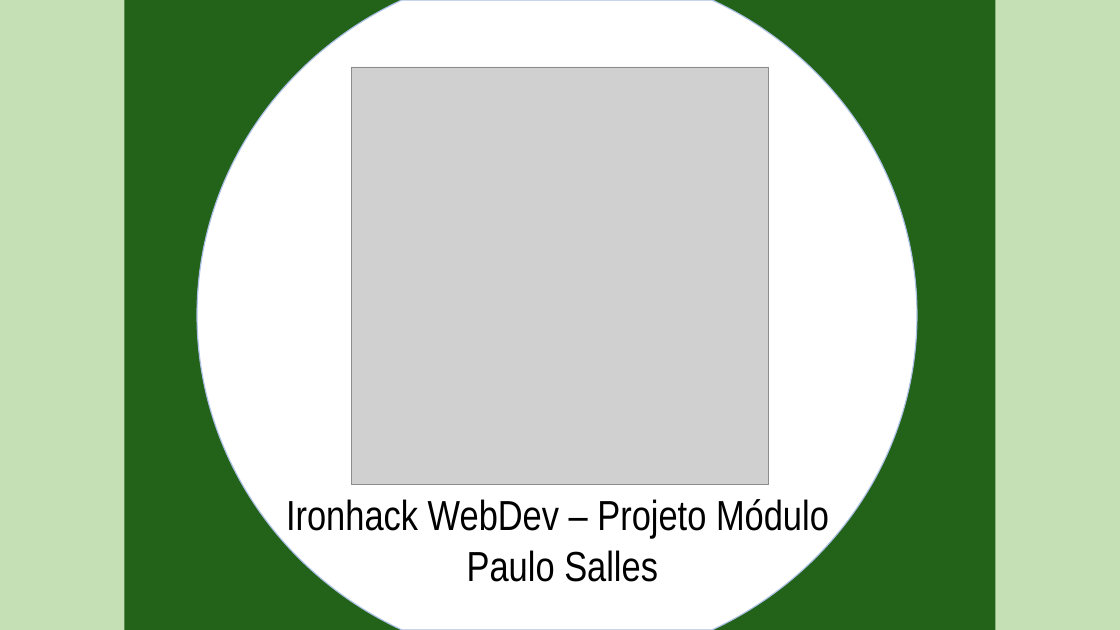
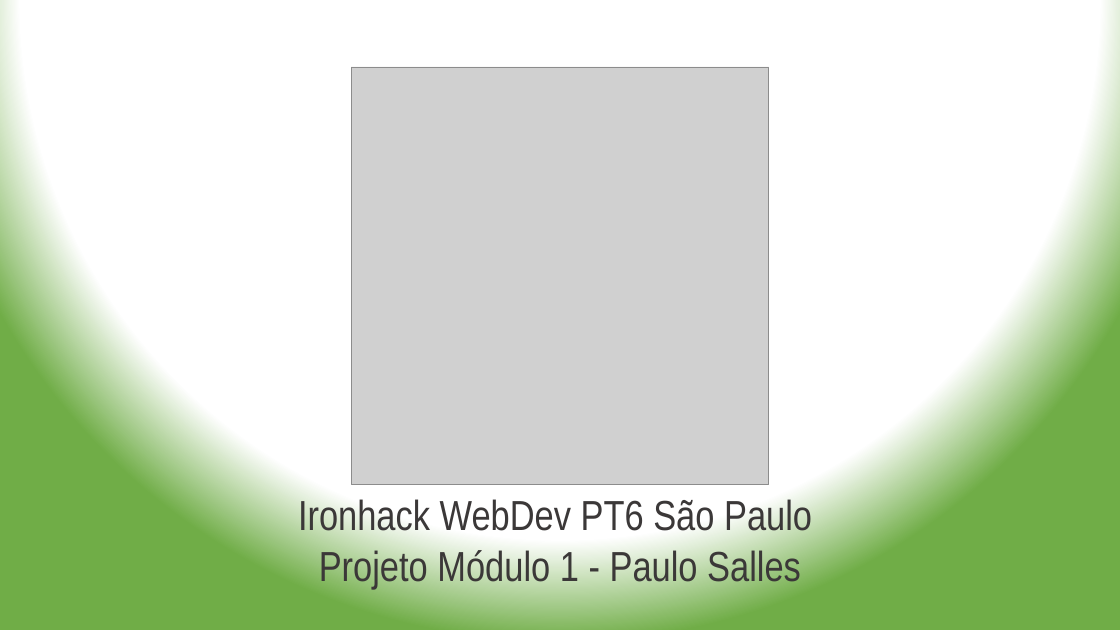
Before and after one commit to plsalles/project-module-1-truco, a slide deck: slide 1 of Presentation.pptx. Drawn at 1120x630 pixels with LibreOffice and Linux fonts; fonts in the diff are those of the drawing; grey boxes stand for pictures; background and template pictures are left out. Boxes give left, top, right and bottom in pixels: in the first picture for what was removed or moved away, otherwise in the second. Text is boxed around its words. In the diff, an @@ line names an element or a change of style, - is before the commit and + after.

```diff
--- a/Presentation.pptx
+++ b/Presentation.pptx
@@ background picture (left out) to gradient #FFFFFF to #70AD47 @@
@@ rectangle removed at box(124, 0, 996, 630) @@
@@ freeform shape removed at box(197, 0, 918, 630) @@
@@ text at box(298, 496, 812, 590): text changed; text colour #000000 to #3B3838 @@
-Ironhack WebDev – Projeto Módulo
-Paulo Salles
+Ironhack WebDev PT6 São Paulo
+Projeto Módulo 1 - Paulo Salles
```
Also in this commit, not shown: 4 other slides changed, 3 slides added, 1 slide removed, 2 other files.
